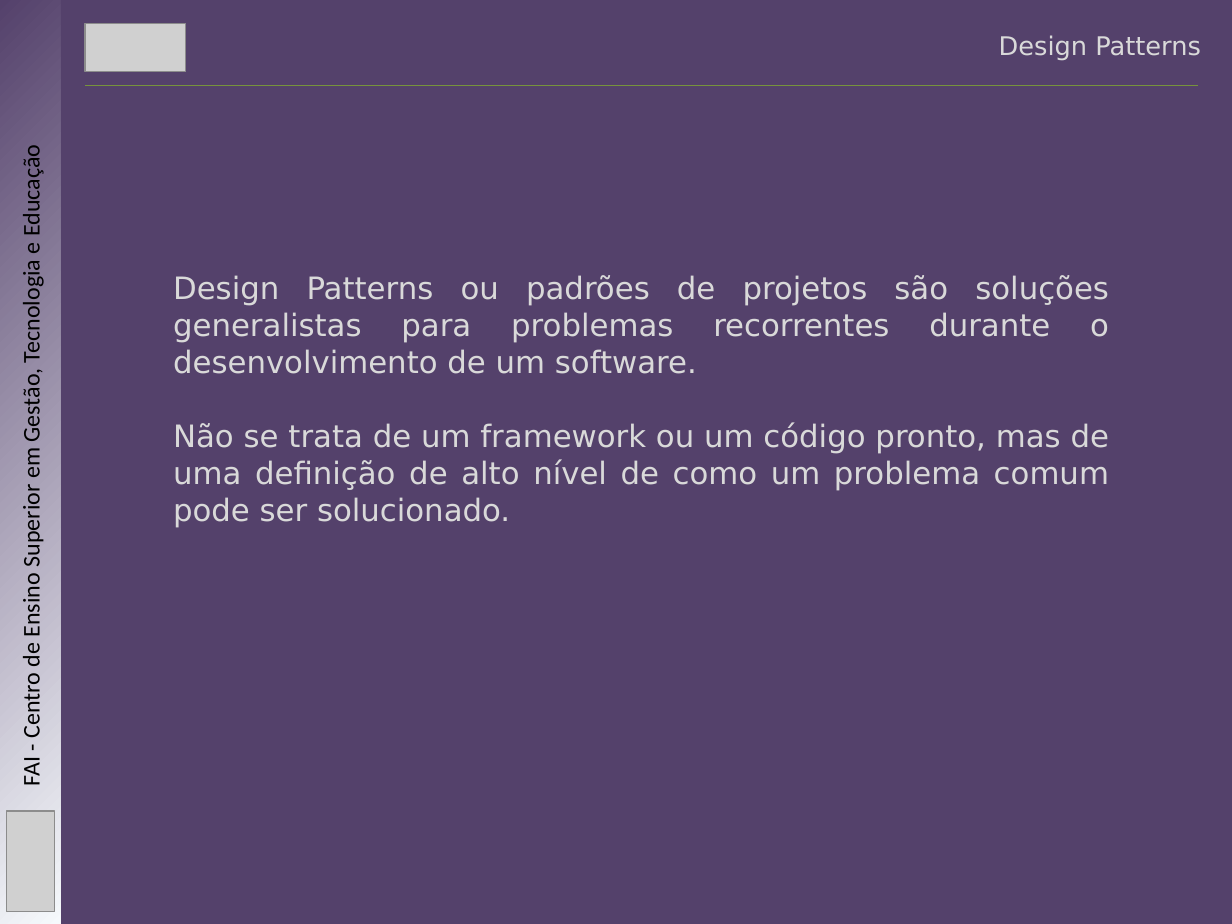
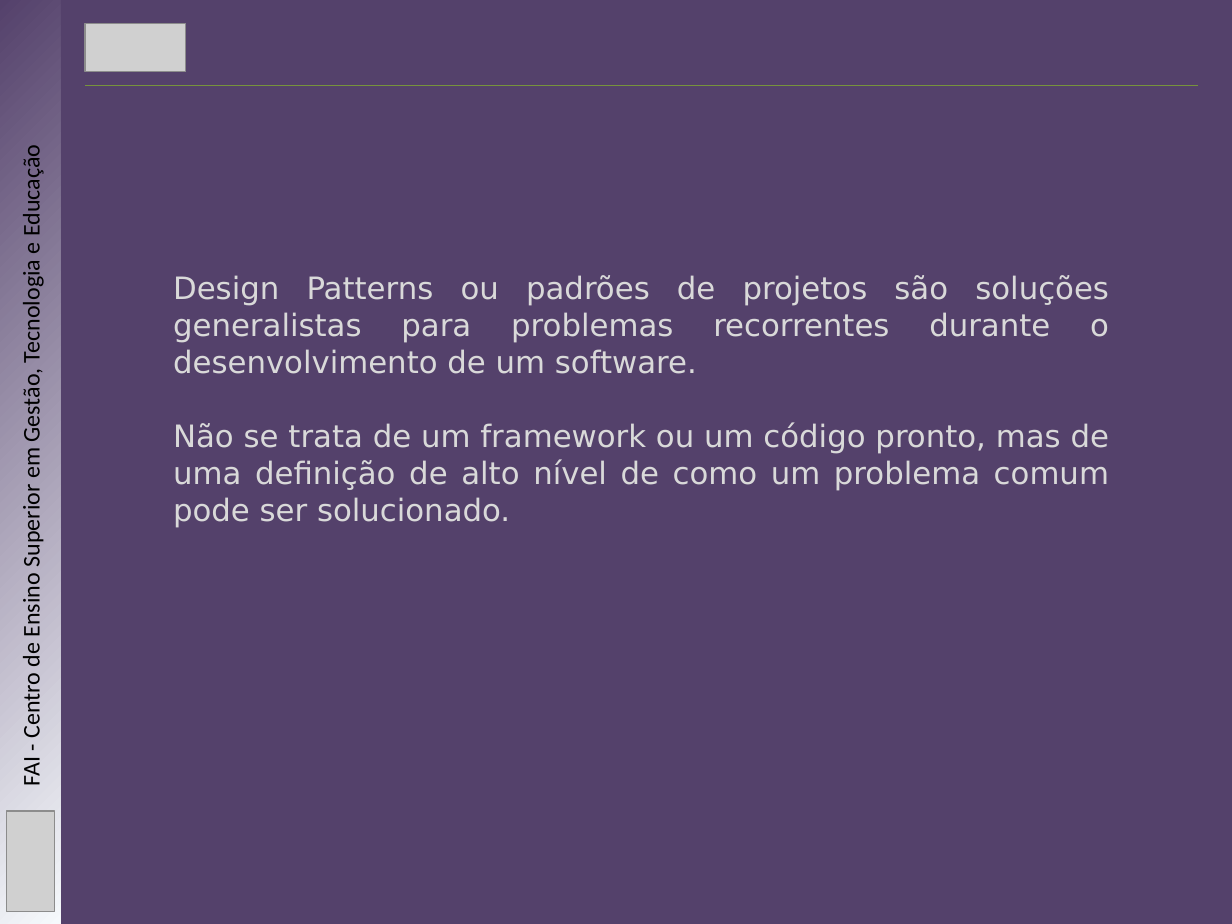
Before and after one commit to mbernardesp/lab-dev-software-sgh, a slide deck: slide 3 of slides/design-patterns.pptx. Drawn at 1232x924 pixels with LibreOffice and Linux fonts; fonts in the diff are those of the drawing; grey boxes stand for pictures. Boxes give left, top, right and bottom in pixels: in the first picture for what was removed or moved away, otherwise in the second. Text is boxed around its words. In the diff, an @@ line names an element or a change of style, - is before the commit and + after.

```diff
--- a/slides/design-patterns.pptx
+++ b/slides/design-patterns.pptx
@@ text removed at [999,35,1201,60] @@
-Design Patterns
```
Also in this commit, not shown: 3 other slides changed, 6 slides added, 7 other files.
